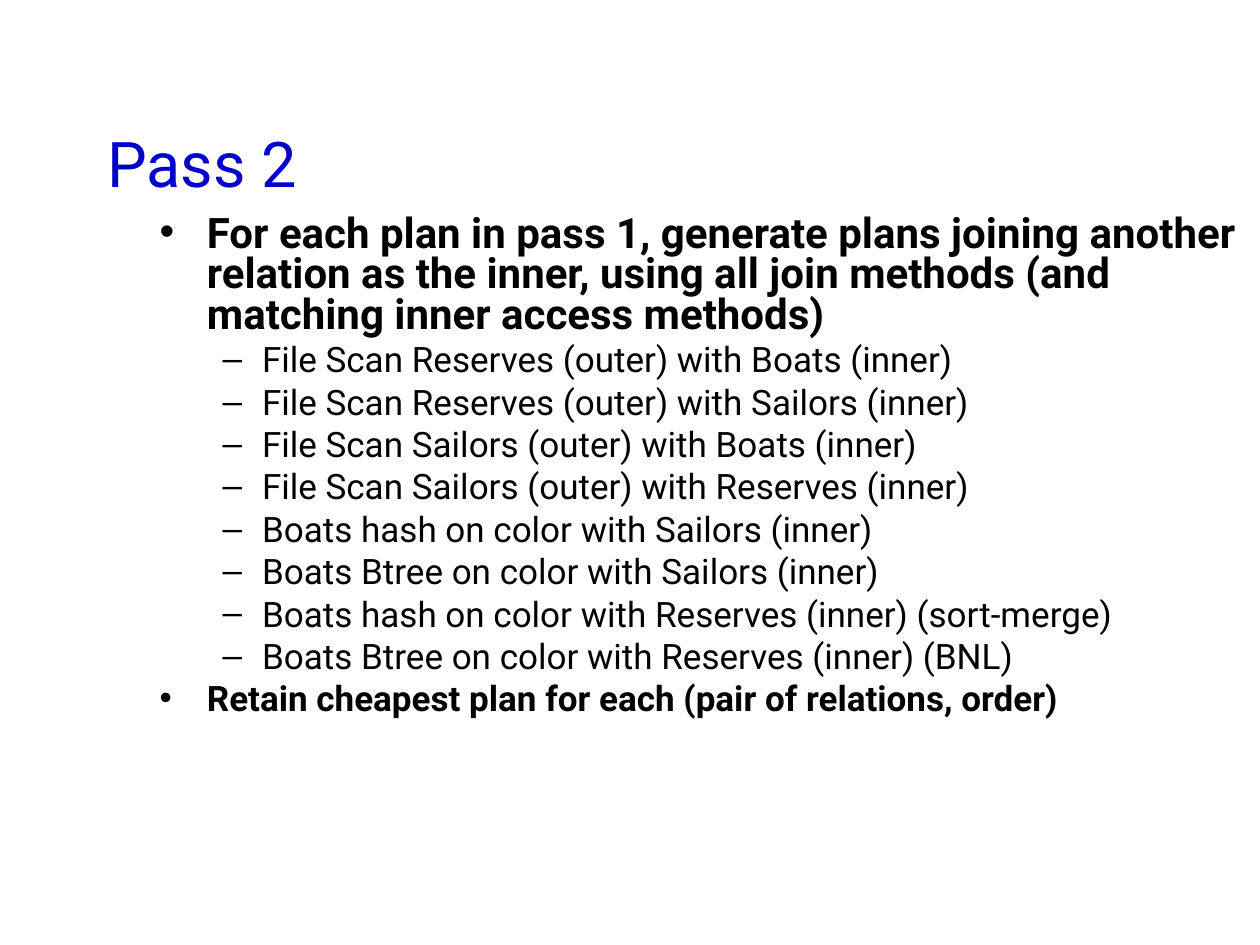
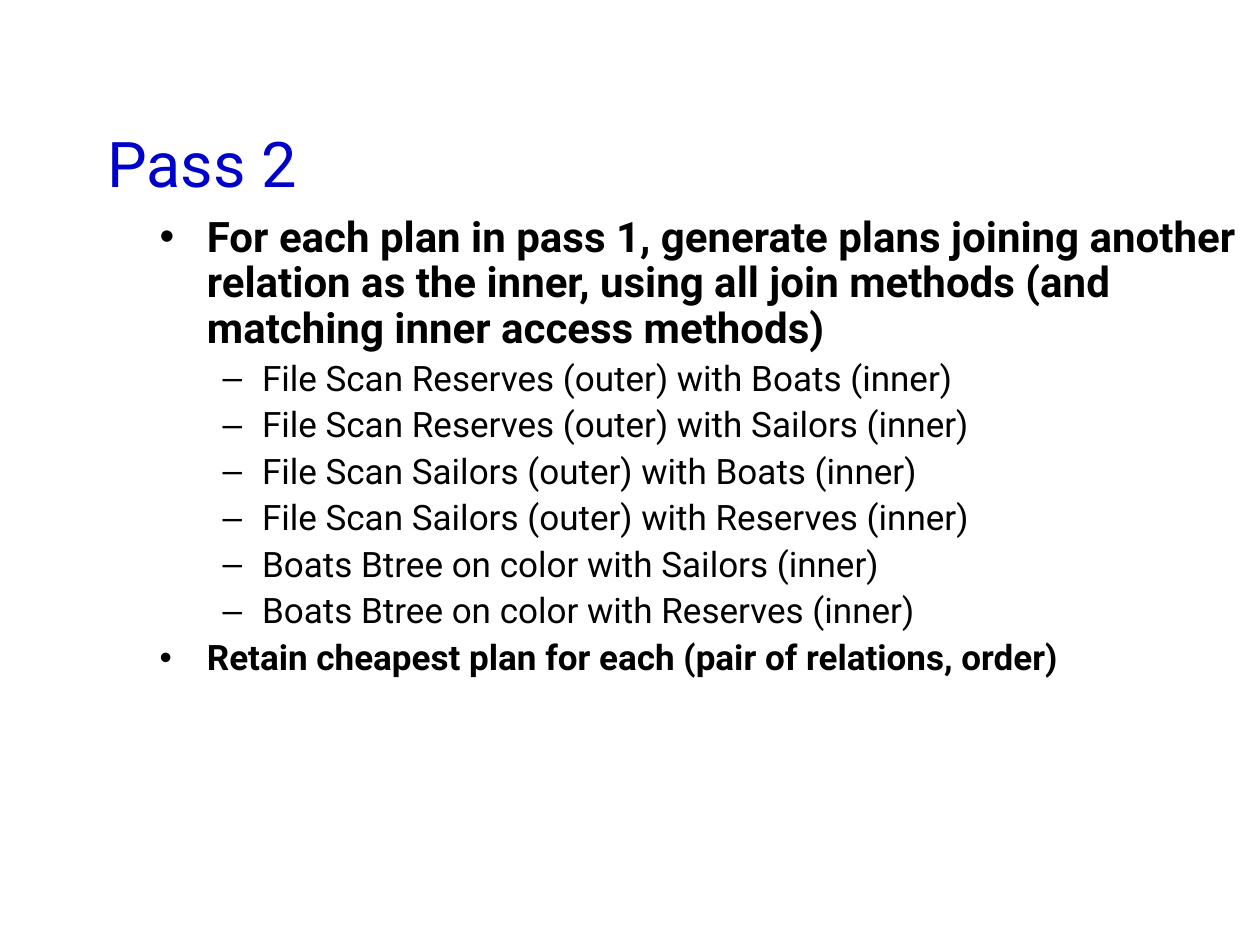
Before and after one commit to jhellerstein/cs186-09, a slide deck: slide 44 of lecs/16.QueryOpt.ppt. Drawn at 1260x945 pixels with LibreOffice and Linux fonts; fonts in the diff are those of the drawing; background and template pictures are left out. Boxes give left, top, right and bottom in pixels: in the first picture for what was removed or moved away, otherwise in the second. Text is boxed around its words. In the diff, an @@ line names an element or a change of style, - is before the commit and + after.

```diff
--- a/lecs/16.QueryOpt.ppt
+++ b/lecs/16.QueryOpt.ppt
@@ text at (207, 220, 1236, 678): line spacing 0.8 to 0.9 @@
@@ text at (262, 514, 873, 550): paragraph removed @@
-  – Boats hash on color with Sailors (inner)
@@ text at (262, 595, 914, 631): text changed @@
-  – Boats hash on color with Reserves (inner) (sort-merge)
-  – Boats Btree on color with Reserves (inner) (BNL)
+  – Boats Btree on color with Reserves (inner)
```
Also in this commit, not shown: 13 other slides changed, 15 slides added, 1 other file.
